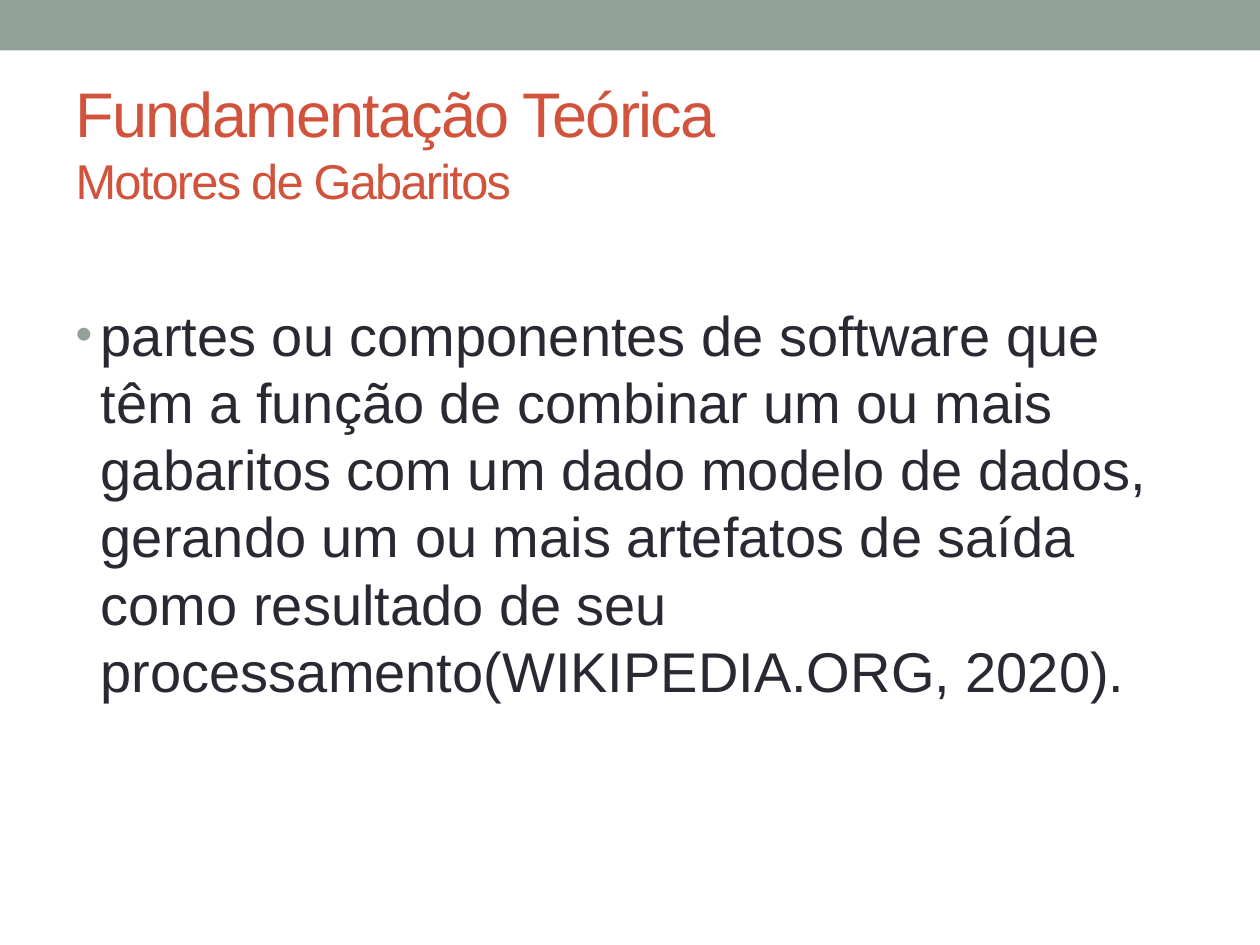
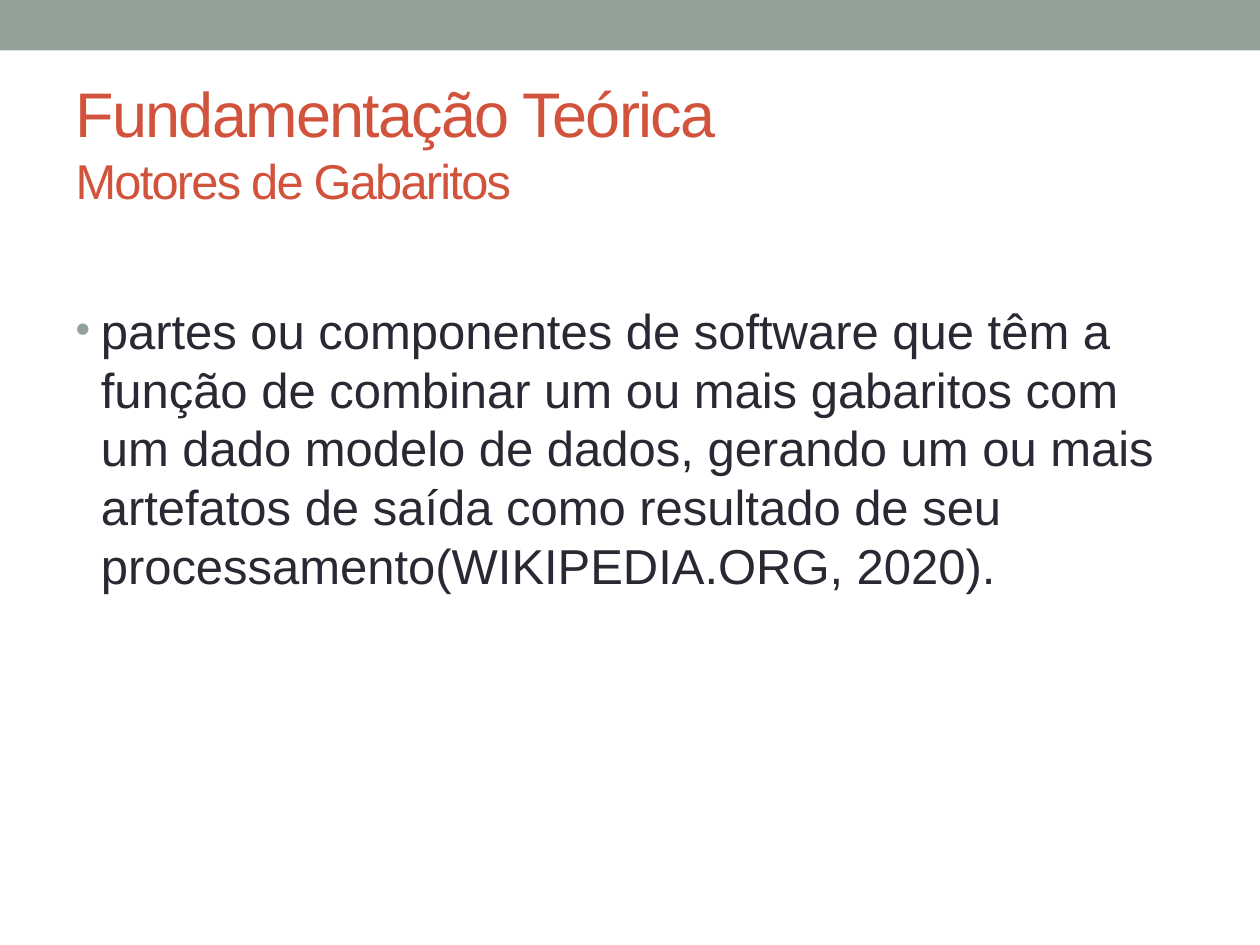
Before and after one commit to glaubergad/tccrepo, a slide deck: slide 13 of mono/Defesa TCC - DashGen.pptx. Drawn at 1260x945 pixels with LibreOffice and Linux fonts; fonts in the diff are those of the drawing. Boxes give left, top, right and bottom in pixels: in the first picture for what was removed or moved away, otherwise in the second. Text is boxed around its words. In the diff, an @@ line names an element or a change of style, - is before the commit and + after.

```diff
--- a/mono/Defesa TCC - DashGen.pptx
+++ b/mono/Defesa TCC - DashGen.pptx
@@ text "partes ou componentes de software ..." at (101, 313, 1153, 594): size 32 to 28 pt @@
```
Also in this commit, not shown: 1 other slide changed, 21 slides added, 1 other file.
